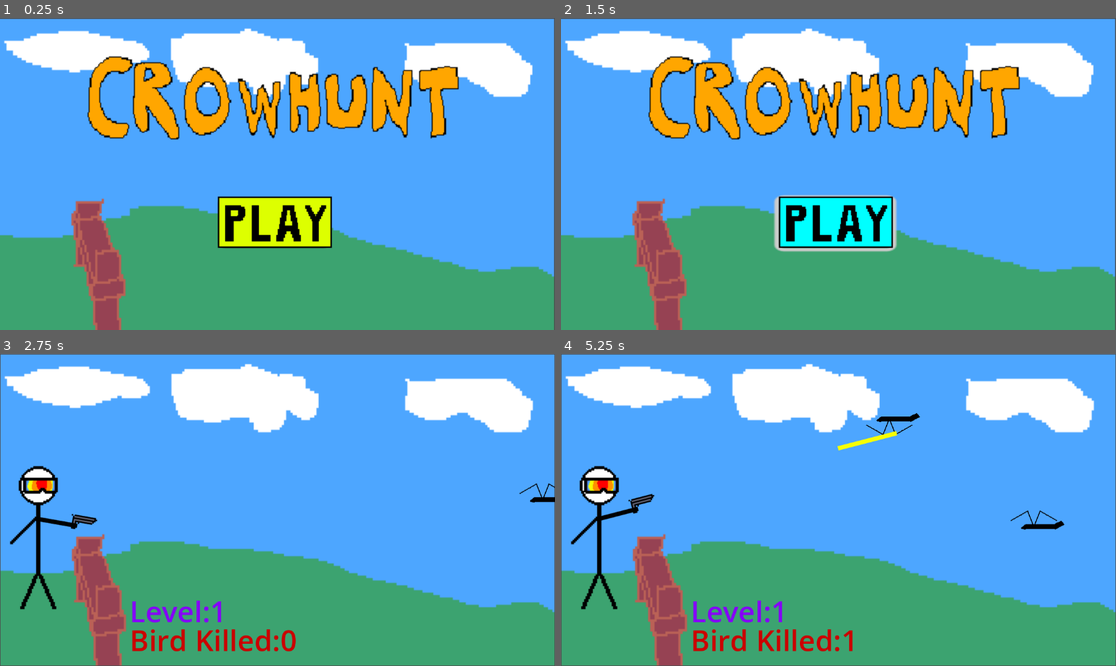
Above: before the commit, frames 1-4 (two rows, left to right).
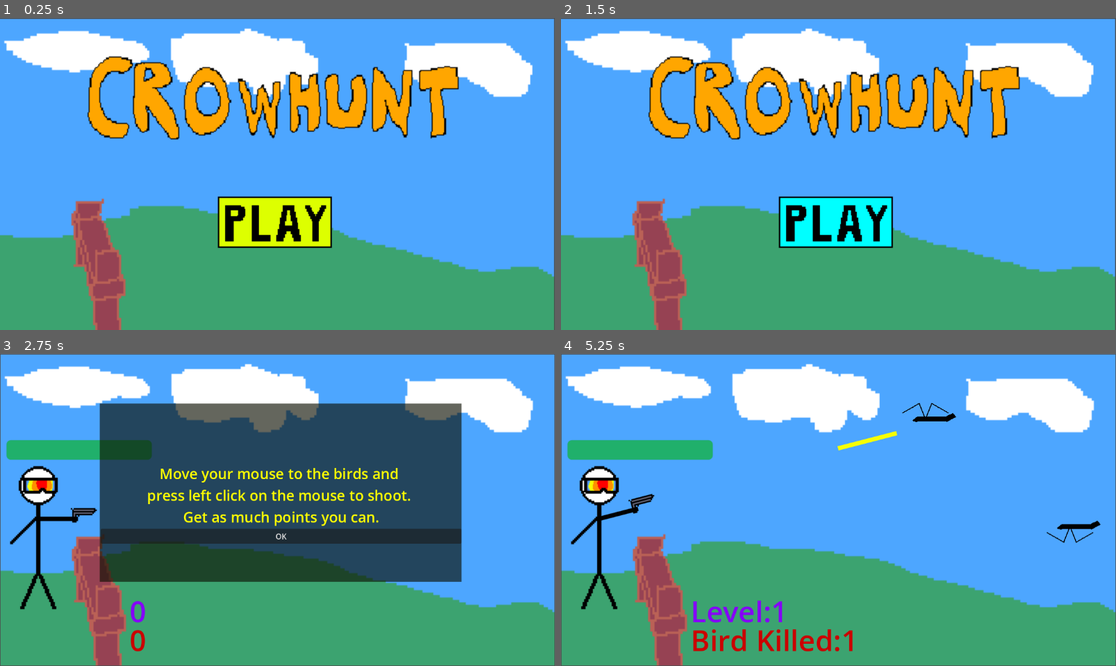
Above: after the commit, the same moments.

Repository: BingHaoJo/stickbird-shooter
Game: Godot game, scene res://Scenes/main_menu.tscn
Same seed, same stepped clock (60 frames per second), same inputs: the game is played once before the commit and once after it.
Inputs (mouse positions are in pixels of both pictures, inside the frame that each line leads up to):
- Up to frame 1 (0.25 s): no input
- Up to frame 2 (1.5 s): click (832, 223) at 0.5 s; click (832, 223) at 1.25 s
- Up to frame 3 (2.75 s): click (271, 559) at 2 s
- Up to frame 4 (5.25 s): click (844, 534) at 2.75 s, where only the run after the commit has a clickable "OK"; move the mouse to (960, 494) at 3.52 s; press the mouse at (960, 494) at 3.53 s; move the mouse to (727, 525) at 4.27 s; release the mouse at (727, 525) at 4.28 s; click (727, 525) at 4.35 s; move the mouse to (894, 441) at 5.02 s; press the mouse at (894, 441) at 5.03 s

The runs differ from the first frame. In frame 1, less than 0.1% of the frame differs, in the area x 40-59%, y 73-74%; in frame 2, 0.7%; in frame 3, 40%, in the area x 1-100%, y 15-96%; in frame 4, 2.4%.

Commit message:
Changed difficulty scaling and added tutorial

Diff:
--- a/Scenes/main.tscn
+++ b/Scenes/main.tscn
@@ -1,10 +1,12 @@
-[gd_scene load_steps=8 format=3 uid="uid://bqy4abfo14jy1"]
+[gd_scene load_steps=14 format=3 uid="uid://bqy4abfo14jy1"]
 
 [ext_resource type="Texture2D" uid="uid://cp8sl33ehb2jm" path="res://Assets/grassy_blue_sky_with_fence_bg_512x256.png" id="1_ig7tw"]
 [ext_resource type="PackedScene" uid="uid://djdiwjipjgmn3" path="res://Scenes/player.tscn" id="2_bo1nx"]
 [ext_resource type="Script" uid="uid://bu24h0u7iag7s" path="res://Scripts/spawn_manager.gd" id="3_8gbba"]
 [ext_resource type="Script" uid="uid://d31np43k0mbxd" path="res://Scripts/points_manager.gd" id="4_jjvhh"]
 [ext_resource type="AudioStream" uid="uid://bnw4fqrudtxgt" path="res://Audio/Ding_SFX_Stereo_48000Hz.wav" id="5_kry3j"]
+[ext_resource type="Script" uid="uid://dbyvi7fssgjra" path="res://Scripts/damage_zone.gd" id="6_21xkr"]
+[ext_resource type="Script" uid="uid://vevu0reyv0av" path="res://Scripts/tutorial_menu.gd" id="7_6bp64"]
 
 [sub_resource type="LabelSettings" id="LabelSettings_jjvhh"]
 font_size = 60
@@ -13,6 +15,18 @@
 [sub_resource type="LabelSettings" id="LabelSettings_kry3j"]
 font_size = 60
 font_color = Color(0.52156866, 0, 0.9764706, 1)
+
+[sub_resource type="RectangleShape2D" id="RectangleShape2D_21xkr"]
+size = Vector2(64, 654)
+
+[sub_resource type="StandardMaterial3D" id="StandardMaterial3D_344ge"]
+
+[sub_resource type="QuadMesh" id="QuadMesh_ynf5e"]
+material = SubResource("StandardMaterial3D_344ge")
+
+[sub_resource type="LabelSettings" id="LabelSettings_hptm8"]
+font_size = 30
+font_color = Color(1, 1, 0, 1)
 
 [node name="Main" type="Node2D"]
 
@@ -69,6 +83,55 @@
 [node name="DingPlayer" type="AudioStreamPlayer2D" parent="."]
 stream = ExtResource("5_kry3j")
 
+[node name="DamageZone" type="Area2D" parent="."]
+position = Vector2(-24, 310)
+script = ExtResource("6_21xkr")
+
+[node name="CollisionShape2D" type="CollisionShape2D" parent="DamageZone"]
+shape = SubResource("RectangleShape2D_21xkr")
+
+[node name="TutorialMenu" type="Control" parent="."]
+process_mode = 2
+layout_mode = 3
+anchors_preset = 0
+offset_right = 1150.0
+offset_bottom = 650.0
+script = ExtResource("7_6bp64")
+
+[node name="MeshInstance2D" type="MeshInstance2D" parent="TutorialMenu"]
+modulate = Color(0.043137256, 0.05490196, 0, 0.63529414)
+position = Vector2(581.375, 289)
+scale = Vector2(751.25, 370.00003)
+mesh = SubResource("QuadMesh_ynf5e")
+
+[node name="VBoxContainer" type="VBoxContainer" parent="TutorialMenu"]
+layout_mode = 1
+anchors_preset = -1
+anchor_left = 0.18100001
+anchor_top = 0.15200001
+anchor_right = 0.832
+anchor_bottom = 0.80600005
+offset_left = -0.15000916
+offset_top = 0.19999695
+offset_right = 0.19995117
+offset_bottom = 0.099975586
+alignment = 1
+
+[node name="Label" type="Label" parent="TutorialMenu/VBoxContainer"]
+layout_mode = 2
+text = "Move your mouse to the birds and
+press left click on the mouse to shoot.
+Get as much points you can."
+label_settings = SubResource("LabelSettings_hptm8")
+horizontal_alignment = 1
+vertical_alignment = 3
+
+[node name="Button" type="Button" parent="TutorialMenu/VBoxContainer"]
+layout_mode = 2
+text = "OK"
+
 [connection signal="milestine_hit" from="PointsManager" to="SpawnManager" method="_on_points_manager_milestine_hit"]
 [connection signal="timeout" from="SpawnTimer" to="SpawnManager" method="_on_spawn_timer_timeout"]
 [connection signal="child_exiting_tree" from="BirdSpawnPlace" to="PointsManager" method="_on_bird_spawn_place_child_exiting_tree"]
+[connection signal="body_entered" from="DamageZone" to="DamageZone" method="_on_body_entered"]
+[connection signal="pressed" from="TutorialMenu/VBoxContainer/Button" to="TutorialMenu" method="_on_button_pressed"]
--- a/Scenes/main_menu.tscn
+++ b/Scenes/main_menu.tscn
@@ -1,11 +1,13 @@
-[gd_scene load_steps=8 format=3 uid="uid://b02rgrmiw3pa7"]
+[gd_scene load_steps=9 format=3 uid="uid://b02rgrmiw3pa7"]
 
 [ext_resource type="Texture2D" uid="uid://cp8sl33ehb2jm" path="res://Assets/grassy_blue_sky_with_fence_bg_512x256.png" id="1_28flt"]
 [ext_resource type="Texture2D" uid="uid://byelxmu3o3jn4" path="res://Assets/crowhunt_title_512x256.png" id="2_ce3w2"]
-[ext_resource type="Script" uid="uid://bsepxsymj61a3" path="res://Scenes/play_button.gd" id="3_n45e2"]
+[ext_resource type="Script" uid="uid://bsepxsymj61a3" path="res://Scripts/play_button.gd" id="3_n45e2"]
 [ext_resource type="Texture2D" uid="uid://d2d1pp2w3v7ax" path="res://Assets/play_button_512x256.png" id="4_opfnp"]
 [ext_resource type="Texture2D" uid="uid://dxi1s7ksim08b" path="res://Assets/pressed_play_button_512x256.png" id="5_n45e2"]
 [ext_resource type="AudioStream" uid="uid://bnw4fqrudtxgt" path="res://Audio/Ding_SFX_Stereo_48000Hz.wav" id="6_opfnp"]
+
+[sub_resource type="StyleBoxEmpty" id="StyleBoxEmpty_opfnp"]
 
 [sub_resource type="SpriteFrames" id="SpriteFrames_opfnp"]
 animations = [{
@@ -44,7 +46,9 @@
 grow_horizontal = 2
 grow_vertical = 2
 scale = Vector2(4.960001, 3.32)
+theme_override_styles/focus = SubResource("StyleBoxEmpty_opfnp")
 action_mode = 0
+flat = true
 script = ExtResource("3_n45e2")
 
 [node name="AnimatedSprite2D" type="AnimatedSprite2D" parent="PlayButton"]
--- a/Scenes/player.tscn
+++ b/Scenes/player.tscn
@@ -8,9 +8,6 @@
 
 [sub_resource type="RectangleShape2D" id="RectangleShape2D_vgqql"]
 size = Vector2(71, 217)
-
-[sub_resource type="QuadMesh" id="QuadMesh_x3wgy"]
-size = Vector2(200, 20)
 
 [node name="Player" type="CharacterBody2D"]
 collision_layer = 0
@@ -40,13 +37,10 @@
 [node name="GunLoadPlayer" type="AudioStreamPlayer2D" parent="."]
 stream = ExtResource("5_fkybt")
 
-[node name="ProgressBar" type="ProgressBar" parent="."]
-visible = false
-offset_left = 56.0
-offset_top = -115.0
-offset_right = 60.0
-offset_bottom = -88.0
-
-[node name="MeshInstance2D" type="MeshInstance2D" parent="ProgressBar"]
-modulate = Color(0.05490196, 1, 0, 1)
-mesh = SubResource("QuadMesh_x3wgy")
+[node name="HealthBar" type="ProgressBar" parent="."]
+modulate = Color(0, 1, 0, 1)
+offset_left = -45.0
+offset_top = -124.0
+offset_right = 156.0
+offset_bottom = -97.0
+show_percentage = false
--- a/Scripts/bird.gd
+++ b/Scripts/bird.gd
@@ -1,8 +1,10 @@
 class_name BirdController
 extends CharacterBody2D
 
-@export var SPEED = 300.0
+@export var speed = 300.0
 @export var kill_points: int = 1
+@export var damage_dealt: float = 10.0
+
 @onready var animated_sprite_2d: AnimatedSprite2D = $AnimatedSprite2D
 
 var died_once: bool = false
@@ -16,7 +18,7 @@
 
 func _physics_process(delta: float) -> void:
 	# Bird moving to the right
-	velocity.x = -1 * SPEED + delta
+	velocity.x = -1 * speed + delta
 
 	move_and_slide()
 
--- /dev/null
+++ b/Scripts/damage_zone.gd
@@ -0,0 +1,13 @@
+extends Area2D
+
+@onready var player: PlayerController = $"../Player"
+
+func _process(_delta: float) -> void:
+	if player.health_amount <= 0:
+		#get_tree().change_scene_to_file("res://Scenes/main.tscn")
+		get_tree().quit()
+
+
+func _on_body_entered(body: Node2D) -> void:
+	if body.is_in_group("Bird"):
+		player.Hurt(body.damage_dealt)
--- a/Scripts/player.gd
+++ b/Scripts/player.gd
@@ -4,6 +4,7 @@
 @export var min_hand_rotation: float = -67.0
 @export var max_hand_rotation: float = 81
 @export var shoot_cooldown: float = 0.3
+@export var health_amount: float = 100.0
 
 @onready var gun_hand: Sprite2D = $gun_hand
 @onready var gun_barrel: RayCast2D = $gun_hand/gun_barrel
@@ -12,6 +13,7 @@
 var canShoot: bool = true
 
 func _ready() -> void:
+	$HealthBar.value = health_amount
 	$GunLoadPlayer.play()
 
 func _physics_process(_delta: float) -> void:
@@ -37,3 +39,7 @@
 	canShoot = false
 	await get_tree().create_timer(shoot_cooldown).timeout
 	canShoot = true
+
+func Hurt(damage_point):
+	health_amount -= damage_point
+	$HealthBar.value = health_amount
--- a/Scripts/spawn_manager.gd
+++ b/Scripts/spawn_manager.gd
@@ -10,6 +10,7 @@
 var canSpawn: bool = true
 var bird = preload("res://Scenes/bird.tscn")
 var current_level: int = 1
+var speed_increase: float = 1.0
 
 @warning_ignore("unused_parameter")
 # Called every frame. 'delta' is the elapsed time since the previous frame.
@@ -24,6 +25,7 @@
 		var bird_instance = bird.instantiate()
 		bird_instance.global_position.x = spawn_marker_start.global_position.x
 		bird_instance.global_position.y = rand_y_spawn
+		bird_instance.speed *= speed_increase
 		$"../BirdSpawnPlace".add_child(bird_instance)
 		canSpawn = false
 		spawn_timer.start()
@@ -34,5 +36,8 @@
 
 
 func _on_points_manager_milestine_hit() -> void:
-	current_level += 1
-	spawn_timer.wait_time /= current_level
+	# Increase difficulty level
+	if current_level < 100:
+		current_level += 1
+		spawn_timer.wait_time -= 0.05
+		speed_increase += 0.2
--- /dev/null
+++ b/Scripts/tutorial_menu.gd
@@ -0,0 +1,8 @@
+extends Control
+
+func _ready() -> void:
+	get_tree().paused = true
+
+func _on_button_pressed() -> void:
+	get_tree().paused = false
+	$".".queue_free()
Not shown: 1 places in Scenes/player.tscn that only renumber resources
Not shown, added: Scripts/damage_zone.gd.uid
Renamed: Scenes/play_button.gd -> Scripts/play_button.gd
Renamed: Scenes/play_button.gd.uid -> Scripts/play_button.gd.uid
Not shown, added: Scripts/tutorial_menu.gd.uid
